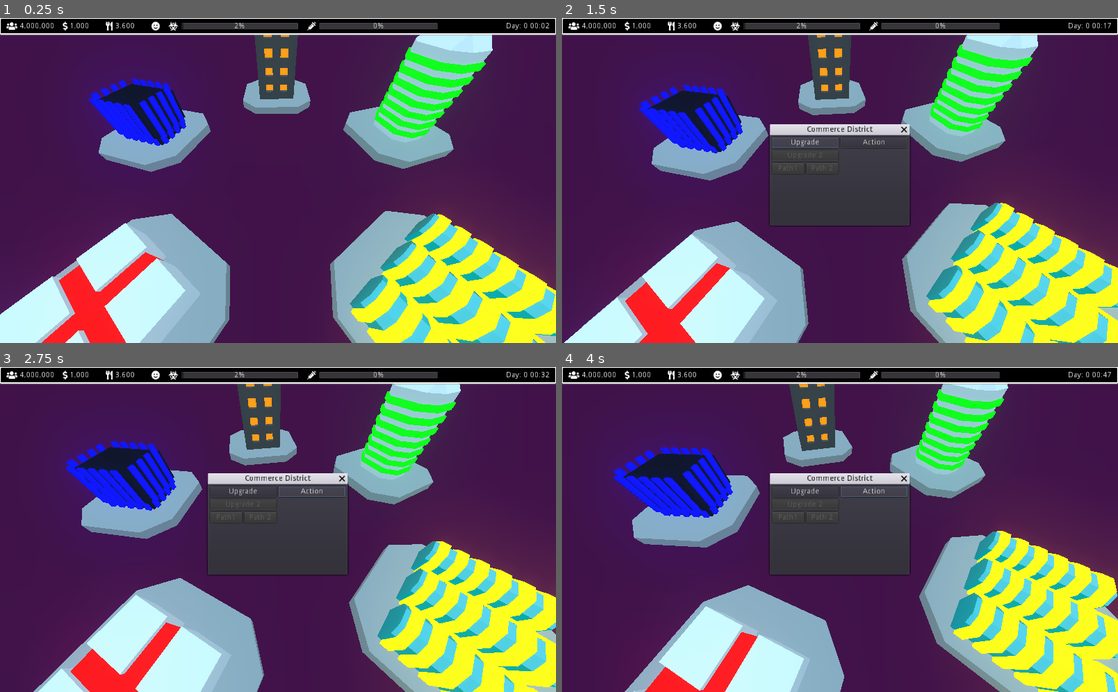
Above: before the commit, frames 1-4 (two rows, left to right).
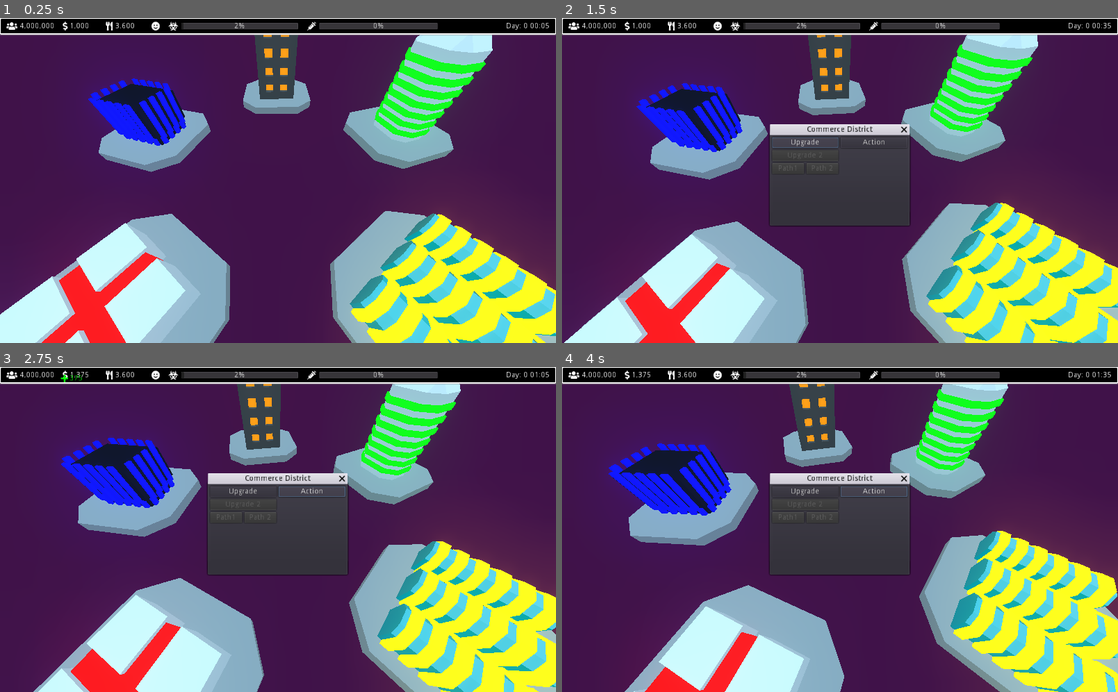
Above: after the commit, the same moments.

Repository: iwilliams/PlagueDistrict
Game: Godot game, scene res://Main.tscn
Two runs of this game, one before a commit and one after it. Both use one fixed random seed, a clock stepped at 60 frames per second and the inputs below.
Inputs (mouse positions are in pixels of both pictures, inside the frame that each line leads up to):
- Up to frame 1 (0.25 s): no input
- Up to frame 2 (1.5 s): move the mouse to (962, 164) at 0.52 s; press the mouse at (962, 164) at 0.53 s; release the mouse at (962, 164) at 1.25 s; click "Upgrade" at 1.25 s
- Up to frame 3 (2.75 s): click "Action" at 2 s
- Up to frame 4 (4 s): click "Upgrade" at 2.75 s; click "Action" at 3.5 s

The runs differ from the first frame. In frame 1, less than 0.1% of the frame differs, in the area x 15-99%, y 1-48%; in frame 2, 0.5%; in frame 3, 1.2%; in frame 4, 1.2%, in the area x 8-99%, y 1-56%.

Commit message:
Changes

Diff:
--- a/Globals.gd
+++ b/Globals.gd
@@ -156,7 +156,10 @@
 
 func spread_infection() -> void:
   if population > 0:
-    var total_infected = ceil(infected_population_get() + (float(infected_population_get()) * transfer_rate))
+    var total_infected = ceil(\
+      infected_population_get() \
+      + (float(infected_population_get()) * transfer_rate)\
+    )
     infection_percent_set(total_infected/population)
 
 func kill_population() -> int:
--- a/Globals.tscn
+++ b/Globals.tscn
@@ -42,7 +42,7 @@
 script = ExtResource( 1 )
 
 [node name="gcd" type="Timer" parent="."]
-wait_time = 0.084
+wait_time = 0.042
 autostart = true
 
 [node name="BGM" type="AudioStreamPlayer" parent="."]
--- a/Main.tscn
+++ b/Main.tscn
@@ -485,6 +485,7 @@
 script = ExtResource( 6 )
 
 [node name="Popup" type="WindowDialog" parent="Map/Spatial3/AgricultureDistrict"]
+visible = true
 anchor_left = 0.5
 anchor_top = 0.5
 anchor_right = 0.5
@@ -721,7 +722,6 @@
 script = ExtResource( 7 )
 
 [node name="Popup" type="WindowDialog" parent="Map/Spatial5/GovernmentDistrict"]
-visible = true
 anchor_left = 0.5
 anchor_top = 0.5
 anchor_right = 0.5
--- a/districts/GovernmentDistrict.tscn
+++ b/districts/GovernmentDistrict.tscn
@@ -204,7 +204,6 @@
 transform = Transform( 1, 0, 0, 0, 1, 0, 0, 0, 1, 0, -0.0645357, 0 )
 
 [node name="QodotMap" type="Spatial" parent="."]
-transform = Transform( 1, 0, 0, 0, 1, 0, 0, 0, 1, 0, -0.00206223, 0 )
 script = ExtResource( 3 )
 map_file = "/home/iwilliams/godot/PlagueDistrict/assets/maps/government.map"
 default_material = SubResource( 1 )
@@ -337,12 +336,11 @@
 shape = SubResource( 42 )
 
 [node name="entity_0_brush_37_collision_shape" type="CollisionShape" parent="QodotMap/entity_0_worldspawn/entity_0_physics_body"]
-shape = SubResource( 46 )
+shape = SubResource( 43 )
 
 [node name="entity_0_brush_38_collision_shape" type="CollisionShape" parent="QodotMap/entity_0_worldspawn/entity_0_physics_body"]
 shape = SubResource( 44 )
 
 [node name="AnimationPlayer" type="AnimationPlayer" parent="."]
-autoplay = "float"
 playback_speed = 0.15
 anims/float = SubResource( 45 )
--- a/project.godot
+++ b/project.godot
@@ -158,7 +158,7 @@
 
 [application]
 
-config/name="PlagueDistrict"
+config/name="Plague District"
 run/main_scene="res://Main.tscn"
 config/icon="res://icon.png"
 
Not shown: 1 places in districts/GovernmentDistrict.tscn that only renumber resources
Not shown, changed: notes.md
